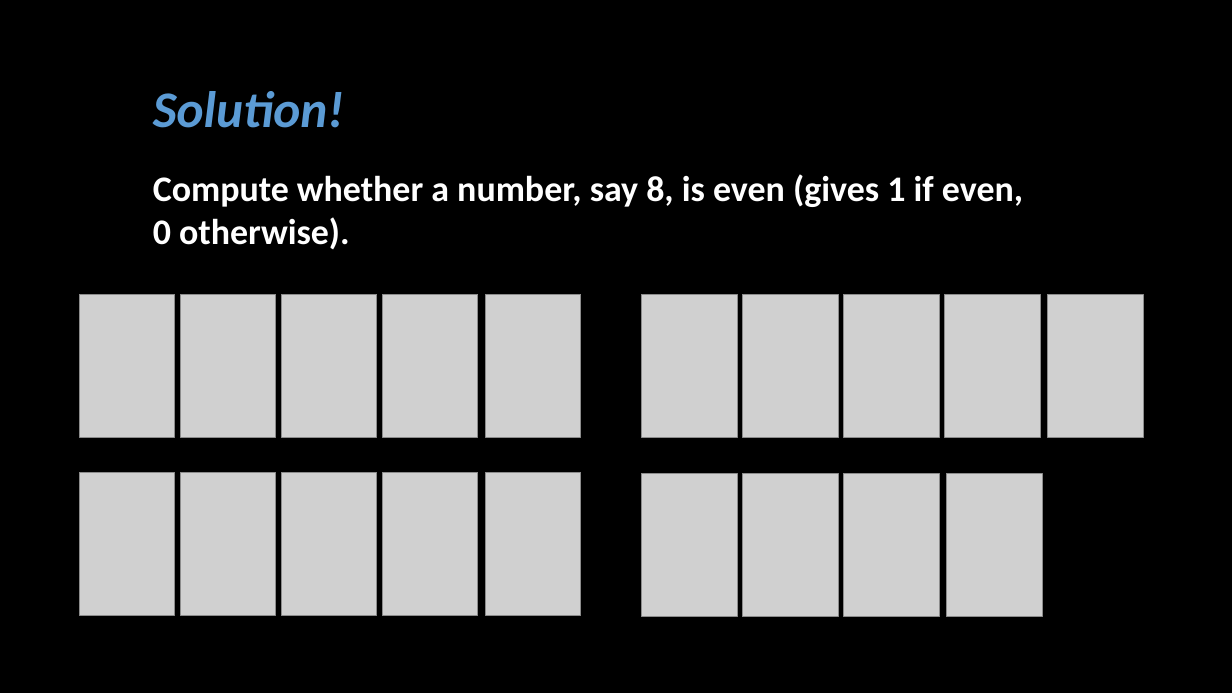
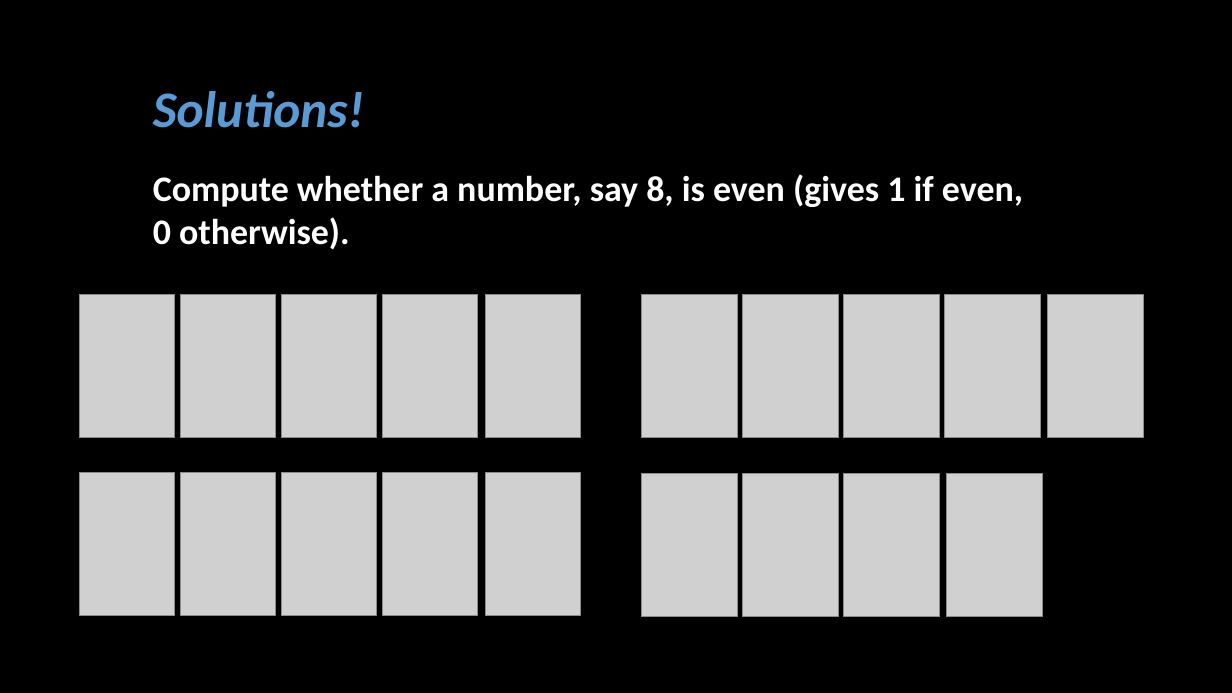
Before and after one commit to joshuaeckroth/zigzag, a slide deck: slide 28 of slides/zigzag.pptx. Drawn at 1232x693 pixels with LibreOffice and Linux fonts; fonts in the diff are those of the drawing; grey boxes stand for pictures. Boxes give left, top, right and bottom in pixels: in the first picture for what was removed or moved away, otherwise in the second. Text is boxed around its words. In the diff, an @@ line names an element or a change of style, - is before the commit and + after.

```diff
--- a/slides/zigzag.pptx
+++ b/slides/zigzag.pptx
@@ text at [153,91,364,128]: text changed @@
-Solution!
+Solutions!
```
Also in this commit, not shown: 7 other slides changed, 5 slides added.
